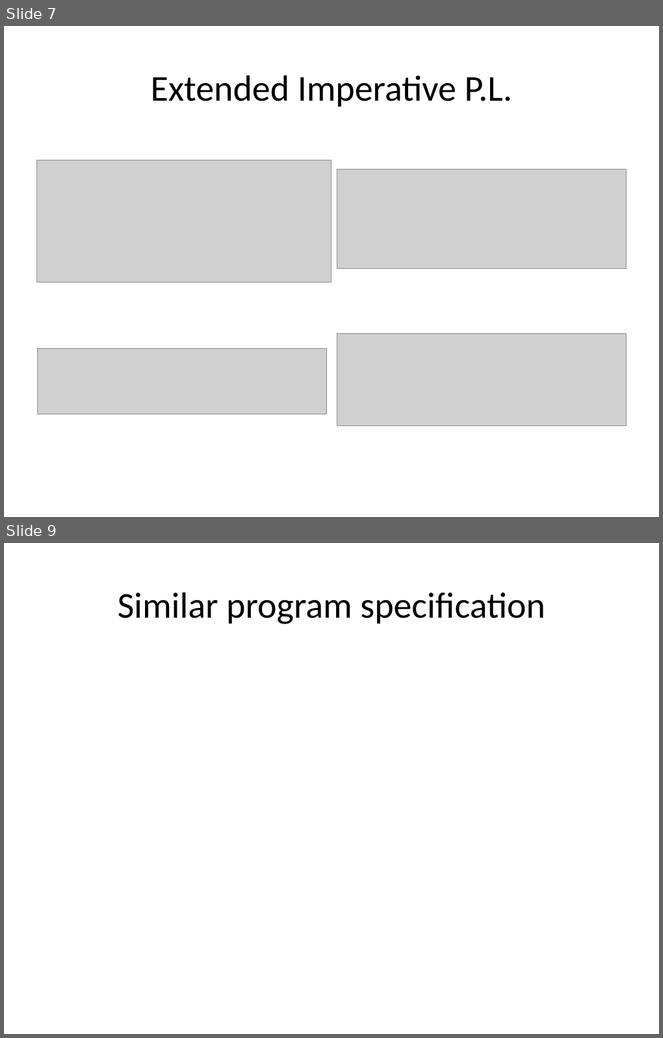
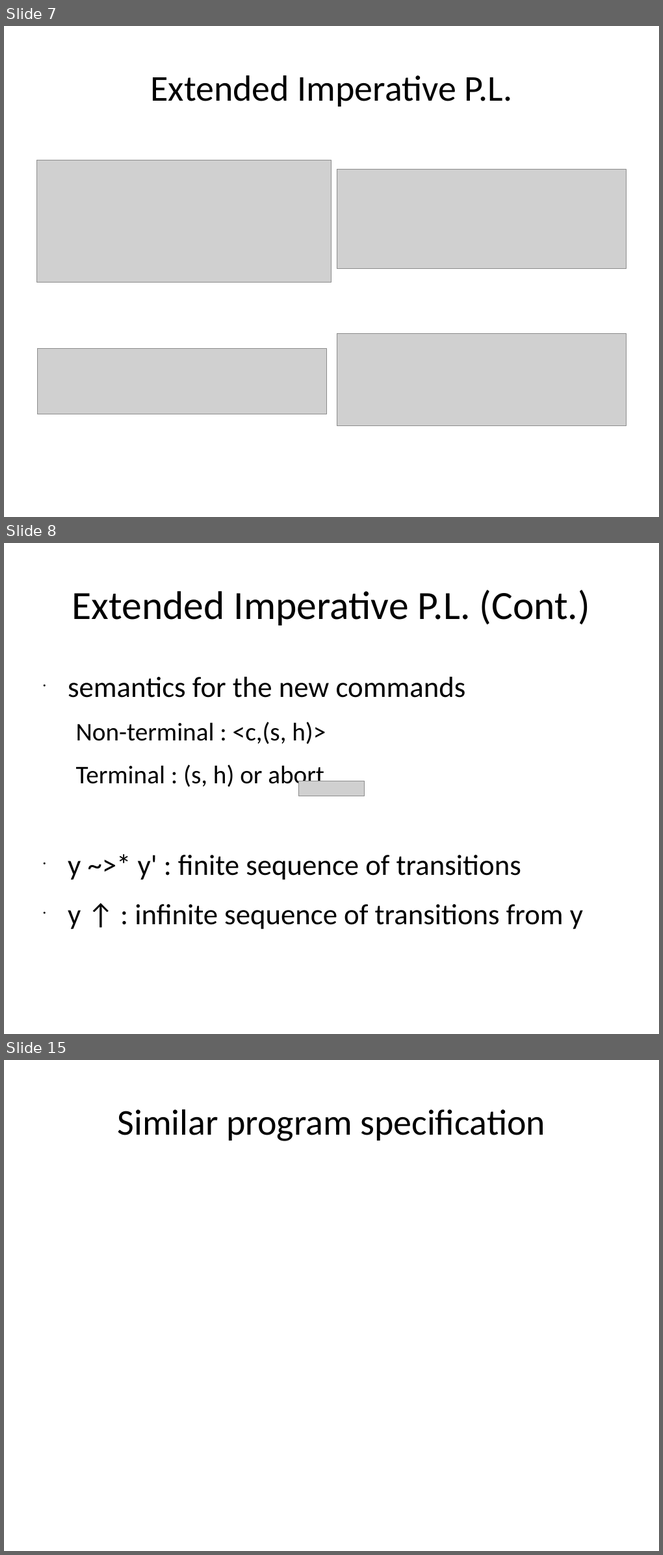
Before and after one commit to xiaohe27/Papers4Courses, a slide deck: FM/presentations/Overview of Separation Logic.ppt. Shown one above the other, each under a label of ours: slides 7 and 9 before the commit, slides 7, 8 and 15 after it; the slides between them are not shown. The pictures are 663x1038 and 663x1555 pixels, drawn with LibreOffice and Linux fonts; fonts in the diff are those of the drawing; grey boxes stand for pictures. Boxes give left, top, right and bottom in pixels: in the first picture for what was removed or moved away, otherwise in the second. Text is boxed around its words. In the diff, an @@ line names an element or a change of style, - is before the commit and + after.

```diff
--- a/FM/presentations/Overview of Separation Logic.ppt
+++ b/FM/presentations/Overview of Separation Logic.ppt
@@ slide 8 added at box(4, 543, 659, 1034), background #FFFFFF @@
@@ title added at box(72, 590, 591, 626), 44 pt, text #000000 @@
+Extended Imperative P.L. (Cont.)
@@ text added at box(68, 677, 583, 930), 32 pt, text #000000 @@
+• semantics for the new commands
+  Non-terminal : <c,(s, h)>
+  Terminal : (s, h) or abort
+• y ~>* y' : finite sequence of transitions
+• y ↑ : infinite sequence of transitions from y
@@ picture added at box(299, 781, 364, 797) @@
@@ what was slide 9 is now slide 15 @@
```
Also in this commit, not shown: 1 slide changed, 5 other slides added.
